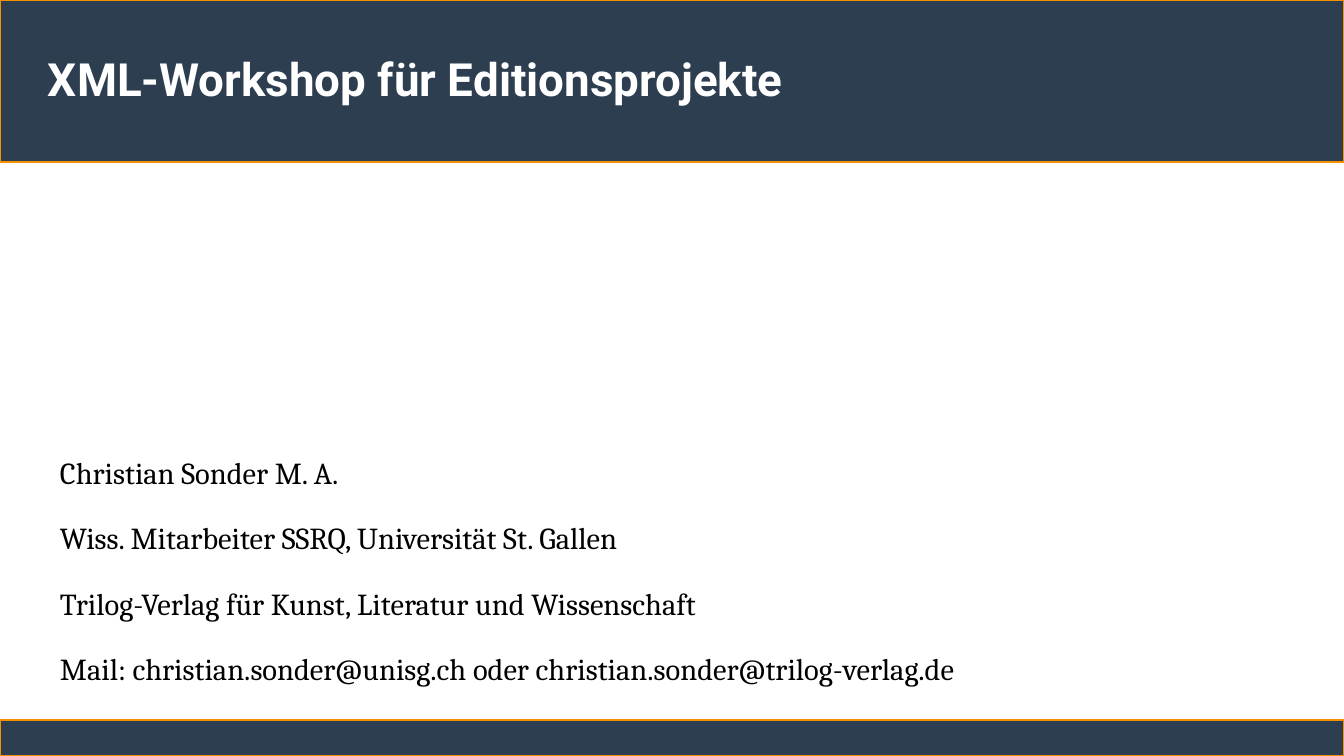
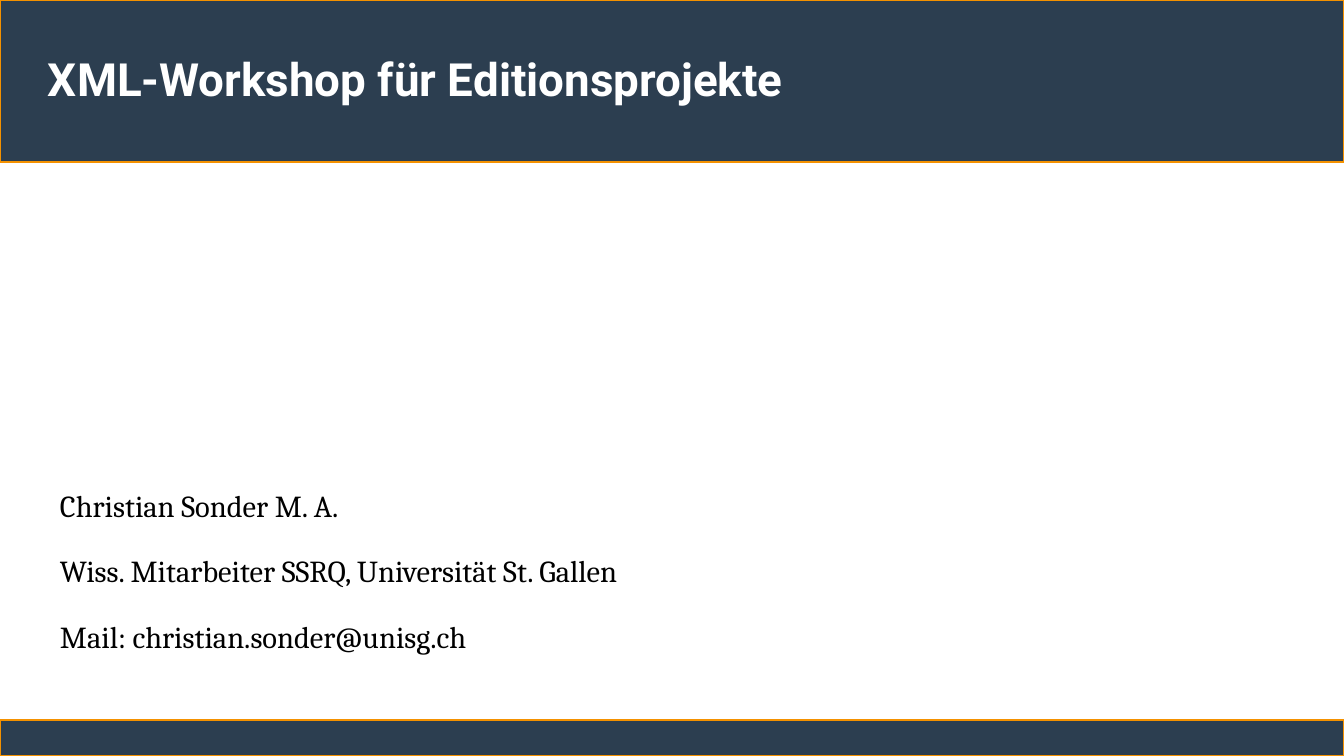
Before and after one commit to ChristianSonderUniSG/xml-kurs, a slide deck: slide 1 of sitzung_3/sitzung_3.odp. Drawn at 1344x756 pixels with LibreOffice and Linux fonts; fonts in the diff are those of the drawing. Boxes give left, top, right and bottom in pixels: in the first picture for what was removed or moved away, otherwise in the second. Text is boxed around its words. In the diff, an @@ line names an element or a change of style, - is before the commit and + after.

```diff
--- a/sitzung_3/sitzung_3.odp
+++ b/sitzung_3/sitzung_3.odp
@@ subtitle "Christian Sonder M. A." moved from (x1=60, y1=463, x2=954, y2=687) to (x1=60, y1=496, x2=617, y2=655) @@
@@ subtitle at (x1=60, y1=627, x2=467, y2=655): text changed @@
-Trilog-Verlag für Kunst, Literatur und Wissenschaft
-Mail: christian.sonder@unisg.ch oder christian.sonder@trilog-verlag.de
+Mail: christian.sonder@unisg.ch
```
Also in this commit, not shown: 2 other slides changed, 3 slides added, 1 other file.
